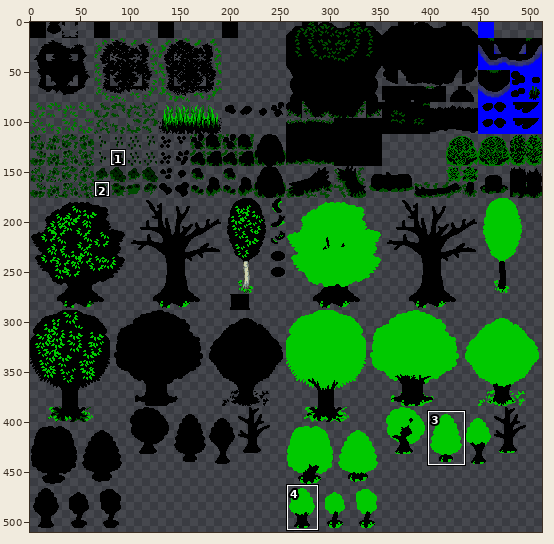
Two states of a sprite sheet, PhotoVs/PhotoVs.Platform.Android/content/tilesets/tileset_nature_mat.png. The first picture is a wide view before the edit; the outline marks the close-up.
Close-up. Earlier state:
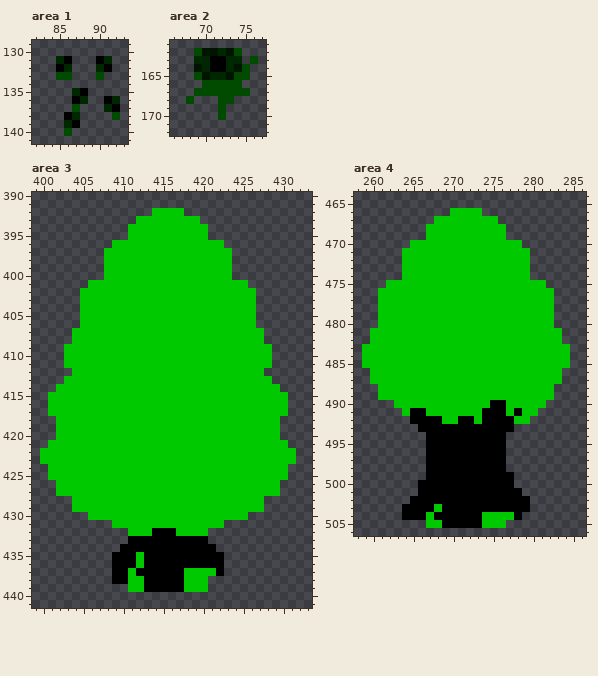
The file is 512x512 pixels. Shown: area 1: x 82..93, y 129..141; area 2: x 66..77, y 161..172; area 3: x 399..433, y 390..441; area 4: x 258..286, y 464..506. The wide view leaves out empty margins. The commit also changed other parts of the picture, which this record leaves out.
The result:
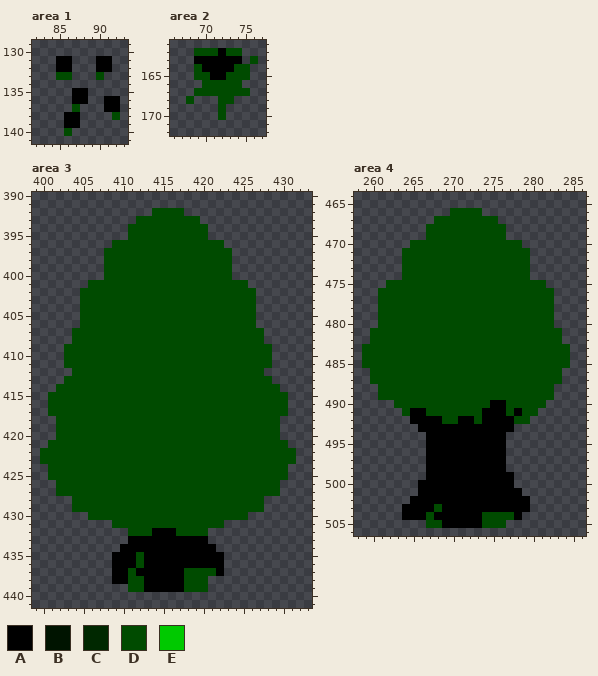
Palette (. is transparent): A #000000  B #001400  C #002800  D #004b00  E #00c900
The exact change:
Area 1:
y 131: x 85 C -> A; x 91 C -> A
y 132: x 86 C -> A; x 90 C -> A
y 135: x 87 C -> A
y 136: x 88 C -> A; x 92 C -> A
y 137: x 91 C -> A
y 138: x 87 C -> A
y 139: x 86 C -> A
Area 2:
y 162: x 70..73 BBCB -> DDAD
y 163: x 69..70 CC -> AA; x 73..74 CC -> AA
y 164: x 69..70 BC -> DA; x 73..74 CB -> AD
y 165: x 70..73 BCCB -> DAAD
Area 3:
y 392: x 414..417 EEEE -> DDDD
y 393: x 412..419 EEEEEEEE -> DDDDDDDD
y 394..395: x 411..420 EEEEEEEEEE -> DDDDDDDDDD
y 396: x 409..422 EEEEEEEEEEEEEE -> DDDDDDDDDDDDDD
y 397..400: x 408..423 EEEEEEEEEEEEEEEE -> DDDDDDDDDDDDDDDD
y 401: x 406..425 EEEEEEEEEEEEEEEEEEEE -> DDDDDDDDDDDDDDDDDDDD
y 402..406: x 405..426 EEEEEEEEEEEEEEEEEEEEEE -> DDDDDDDDDDDDDDDDDDDDDD
y 407..408: x 404..427 EEEEEEEEEEEEEEEEEEEEEEEE -> DDDDDDDDDDDDDDDDDDDDDDDD
y 409..411: x 403..428 EEEEEEEEEEEEEEEEEEEEEEEEEE -> DDDDDDDDDDDDDDDDDDDDDDDDDD
y 412: x 404..427 EEEEEEEEEEEEEEEEEEEEEEEE -> DDDDDDDDDDDDDDDDDDDDDDDD
y 413: x 403..428 EEEEEEEEEEEEEEEEEEEEEEEEEE -> DDDDDDDDDDDDDDDDDDDDDDDDDD
y 414: x 402..429 EEEEEEEEEEEEEEEEEEEEEEEEEEEE -> DDDDDDDDDDDDDDDDDDDDDDDDDDDD
y 415..417: x 401..430 EEEEEEEEEEEEEEEEEEEEEEEEEEEEEE -> DDDDDDDDDDDDDDDDDDDDDDDDDDDDDD
y 418..420: x 402..429 EEEEEEEEEEEEEEEEEEEEEEEEEEEE -> DDDDDDDDDDDDDDDDDDDDDDDDDDDD
y 421: x 401..430 EEEEEEEEEEEEEEEEEEEEEEEEEEEEEE -> DDDDDDDDDDDDDDDDDDDDDDDDDDDDDD
y 422..423: x 400..431 EEEEEEEEEEEEEEEEEEEEEEEEEEEEEEEE -> DDDDDDDDDDDDDDDDDDDDDDDDDDDDDDDD
y 424..425: x 401..430 EEEEEEEEEEEEEEEEEEEEEEEEEEEEEE -> DDDDDDDDDDDDDDDDDDDDDDDDDDDDDD
y 426..427: x 402..429 EEEEEEEEEEEEEEEEEEEEEEEEEEEE -> DDDDDDDDDDDDDDDDDDDDDDDDDDDD
y 428..429: x 404..427 EEEEEEEEEEEEEEEEEEEEEEEE -> DDDDDDDDDDDDDDDDDDDDDDDD
y 430: x 406..425 EEEEEEEEEEEEEEEEEEEE -> DDDDDDDDDDDDDDDDDDDD
y 431: x 409..422 EEEEEEEEEEEEEE -> DDDDDDDDDDDDDD
y 432: x 411..413 EEE -> DDD; x 417..420 EEEE -> DDDD
y 435..436: x 412 E -> D
y 437: x 411 E -> D; x 418..421 EEEE -> DDDD
y 438..439: x 411..412 EE -> DD; x 418..420 EEE -> DDD
Area 4:
y 466: x 270..273 EEEE -> DDDD
y 467: x 268..275 EEEEEEEE -> DDDDDDDD
y 468..469: x 267..276 EEEEEEEEEE -> DDDDDDDDDD
y 470: x 265..278 EEEEEEEEEEEEEE -> DDDDDDDDDDDDDD
y 471..474: x 264..279 EEEEEEEEEEEEEEEE -> DDDDDDDDDDDDDDDD
y 475: x 262..281 EEEEEEEEEEEEEEEEEEEE -> DDDDDDDDDDDDDDDDDDDD
y 476..480: x 261..282 EEEEEEEEEEEEEEEEEEEEEE -> DDDDDDDDDDDDDDDDDDDDDD
y 481..482: x 260..283 EEEEEEEEEEEEEEEEEEEEEEEE -> DDDDDDDDDDDDDDDDDDDDDDDD
y 483..485: x 259..284 EEEEEEEEEEEEEEEEEEEEEEEEEE -> DDDDDDDDDDDDDDDDDDDDDDDDDD
y 486..487: x 260..283 EEEEEEEEEEEEEEEEEEEEEEEE -> DDDDDDDDDDDDDDDDDDDDDDDD
y 488..489: x 261..282 EEEEEEEEEEEEEEEEEEEEEE -> DDDDDDDDDDDDDDDDDDDDDD
y 490: x 263..274 EEEEEEEEEEEE -> DDDDDDDDDDDD; x 277..281 EEEEE -> DDDDD
y 491: x 264 E -> D; x 267..273 EEEEEEE -> DDDDDDD; x 277 E -> D; x 279..280 EE -> DD
y 492: x 269..270 EE -> DD; x 273 E -> D; x 278..279 EE -> DD
y 503: x 268 E -> D
y 504: x 267 E -> D; x 274..277 EEEE -> DDDD
y 505: x 267..268 EE -> DD; x 274..276 EEE -> DDD
Boxes around the changes in both close-ups, in picture pixels (x1, y1, x2, y2):
changed: (56, 56, 120, 128)
changed: (194, 48, 242, 80)
changed: (40, 208, 296, 592)
changed: (362, 208, 570, 424)
changed: (426, 504, 442, 528)
changed: (482, 512, 514, 528)
